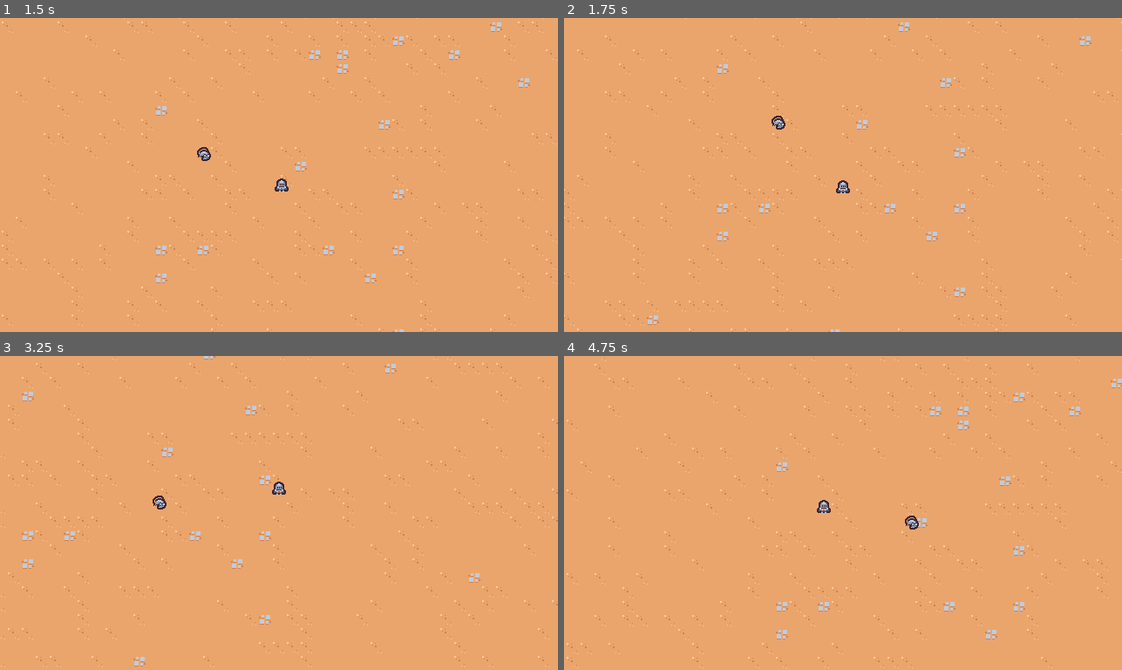
Above: before the commit, frames 1-4 (two rows, left to right).
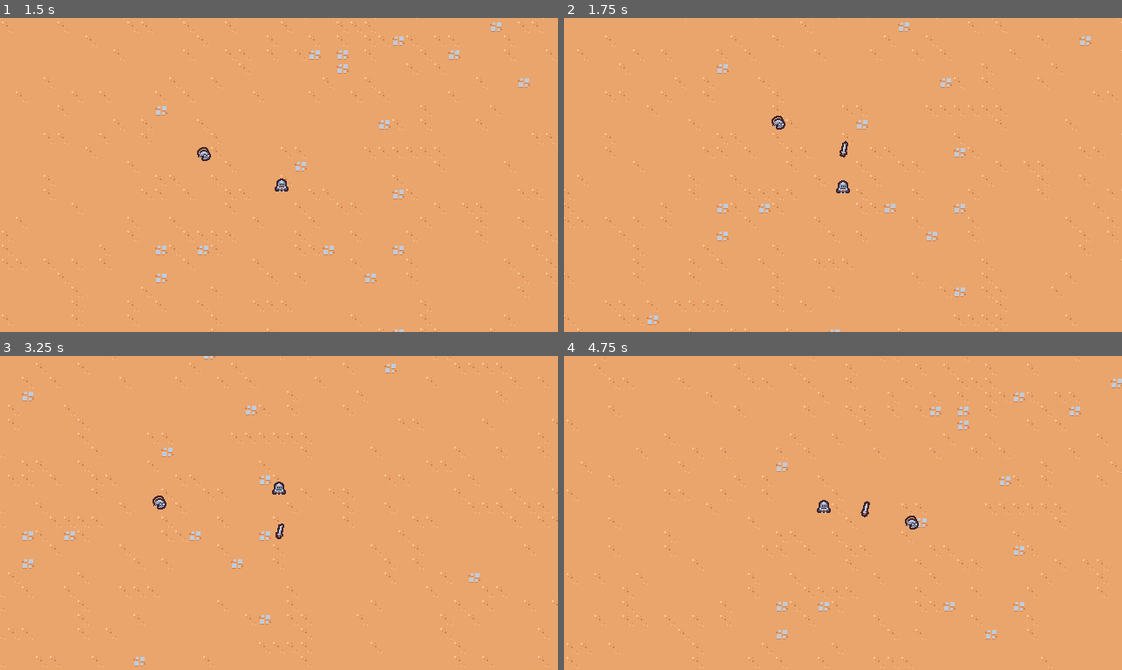
Above: after the commit, the same moments.

Repository: Marllon-Freitas/rogue-like-style-game
Game: Godot game, scene res://scenes/main/main.tscn
Same seed, same stepped clock (60 frames per second), same inputs: the game is played once before the commit and once after it.
Inputs:
- Up to frame 1 (1.5 s): hold D (move_right) 0.53-1.28 s; hold S (move_down) from 1.28 s (still down)
- Up to frame 2 (1.75 s): keep holding S (move_down)
- Up to frame 3 (3.25 s): release S (move_down) at 2.03 s; hold D (move_right) 2.03-2.78 s; hold W (move_up) from 2.78 s (still down)
- Up to frame 4 (4.75 s): release W (move_up) at 3.53 s; hold A (move_left) from 3.53 s (still down)

Frame 1 is identical in both runs. In frame 2, less than 0.1% of the frame differs, in the area x 49-51%, y 39-45%; in frame 3, less than 0.1%; in frame 4, less than 0.1%.

Commit message:
feat: adding sword ability

Diff:
--- /dev/null
+++ b/scenes/abilities/sword_ability/sword_ability.tscn
@@ -0,0 +1,91 @@
+[gd_scene load_steps=5 format=3 uid="uid://diuvxmkvwpaen"]
+
+[ext_resource type="Texture2D" uid="uid://5bytil3oeygf" path="res://scenes/abilities/sword_ability/sword.png" id="1_lfv0c"]
+
+[sub_resource type="Animation" id="Animation_xt78g"]
+resource_name = "swing"
+length = 0.75
+step = 0.05
+tracks/0/type = "value"
+tracks/0/imported = false
+tracks/0/enabled = true
+tracks/0/path = NodePath("Sprite2D:rotation")
+tracks/0/interp = 2
+tracks/0/loop_wrap = true
+tracks/0/keys = {
+"times": PackedFloat32Array(0, 0.2, 0.4, 0.75),
+"transitions": PackedFloat32Array(1, 1, 1.68, 1),
+"update": 0,
+"values": [0.0, -0.174533, 3.14159, 0.0]
+}
+tracks/1/type = "value"
+tracks/1/imported = false
+tracks/1/enabled = true
+tracks/1/path = NodePath("Sprite2D:scale")
+tracks/1/interp = 2
+tracks/1/loop_wrap = true
+tracks/1/keys = {
+"times": PackedFloat32Array(0, 0.1, 0.2, 0.35, 0.5, 0.75),
+"transitions": PackedFloat32Array(1, 1, 1, 1, 5.65685, 1),
+"update": 0,
+"values": [Vector2(0, 0), Vector2(1.25, 1.25), Vector2(1, 1), Vector2(2, 2), Vector2(1, 1), Vector2(0, 0)]
+}
+tracks/2/type = "method"
+tracks/2/imported = false
+tracks/2/enabled = true
+tracks/2/path = NodePath(".")
+tracks/2/interp = 1
+tracks/2/loop_wrap = true
+tracks/2/keys = {
+"times": PackedFloat32Array(0.75),
+"transitions": PackedFloat32Array(1),
+"values": [{
+"args": [],
+"method": &"queue_free"
+}]
+}
+
+[sub_resource type="Animation" id="Animation_37aje"]
+length = 0.001
+tracks/0/type = "value"
+tracks/0/imported = false
+tracks/0/enabled = true
+tracks/0/path = NodePath("Sprite2D:rotation")
+tracks/0/interp = 1
+tracks/0/loop_wrap = true
+tracks/0/keys = {
+"times": PackedFloat32Array(0),
+"transitions": PackedFloat32Array(1),
+"update": 0,
+"values": [0.0]
+}
+tracks/1/type = "value"
+tracks/1/imported = false
+tracks/1/enabled = true
+tracks/1/path = NodePath("Sprite2D:scale")
+tracks/1/interp = 1
+tracks/1/loop_wrap = true
+tracks/1/keys = {
+"times": PackedFloat32Array(0),
+"transitions": PackedFloat32Array(1),
+"update": 0,
+"values": [Vector2(1, 1)]
+}
+
+[sub_resource type="AnimationLibrary" id="AnimationLibrary_k1y6f"]
+_data = {
+"RESET": SubResource("Animation_37aje"),
+"swing": SubResource("Animation_xt78g")
+}
+
+[node name="SwordAbility" type="Node2D"]
+
+[node name="AnimationPlayer" type="AnimationPlayer" parent="."]
+libraries = {
+"": SubResource("AnimationLibrary_k1y6f")
+}
+autoplay = "swing"
+
+[node name="Sprite2D" type="Sprite2D" parent="."]
+texture = ExtResource("1_lfv0c")
+offset = Vector2(0, -4)
--- /dev/null
+++ b/scenes/abilities/sword_ability_controller/sword_ability_controller.gd
@@ -0,0 +1,17 @@
+extends Node
+
+@export var sword_ability: PackedScene
+
+
+# Called when the node enters the scene tree for the first time.
+func _ready():
+	$Timer.timeout.connect(on_Timer_timeout)
+
+
+func on_Timer_timeout():
+	var player: Node2D = get_tree().get_first_node_in_group("player")
+	if player == null:
+		return
+	var sword_instance: Node2D = sword_ability.instantiate()
+	player.get_parent().add_child(sword_instance)
+	sword_instance.global_position = player.global_position
--- /dev/null
+++ b/scenes/abilities/sword_ability_controller/sword_ability_controller.tscn
@@ -0,0 +1,12 @@
+[gd_scene load_steps=3 format=3 uid="uid://xq2vjs03pdaj"]
+
+[ext_resource type="Script" path="res://scenes/abilities/sword_ability_controller/sword_ability_controller.gd" id="1_yefho"]
+[ext_resource type="PackedScene" uid="uid://diuvxmkvwpaen" path="res://scenes/abilities/sword_ability/sword_ability.tscn" id="2_ig27c"]
+
+[node name="SwordAbilityController" type="Node"]
+script = ExtResource("1_yefho")
+sword_ability = ExtResource("2_ig27c")
+
+[node name="Timer" type="Timer" parent="."]
+wait_time = 1.5
+autostart = true
--- a/scenes/player/player.tscn
+++ b/scenes/player/player.tscn
@@ -1,7 +1,8 @@
-[gd_scene load_steps=4 format=3 uid="uid://b3hwyhnmr5g2y"]
+[gd_scene load_steps=5 format=3 uid="uid://b3hwyhnmr5g2y"]
 
 [ext_resource type="Texture2D" uid="uid://dbpntmdi4eafk" path="res://scenes/player/player.png" id="1_byxje"]
 [ext_resource type="Script" path="res://scenes/player/player.gd" id="1_qku45"]
+[ext_resource type="PackedScene" uid="uid://xq2vjs03pdaj" path="res://scenes/abilities/sword_ability_controller/sword_ability_controller.tscn" id="2_4vin1"]
 
 [sub_resource type="CircleShape2D" id="CircleShape2D_wji2x"]
 radius = 5.0
@@ -10,6 +11,10 @@
 collision_layer = 0
 script = ExtResource("1_qku45")
 
+[node name="AbilityManager" type="Node" parent="."]
+
+[node name="SwordAbilityController" parent="AbilityManager" instance=ExtResource("2_4vin1")]
+
 [node name="Sprite2D" type="Sprite2D" parent="."]
 texture = ExtResource("1_byxje")
 offset = Vector2(0, -8)
Binary file added: scenes/abilities/sword_ability/sword.png
Not shown, added: scenes/abilities/sword_ability/sword.png.import
